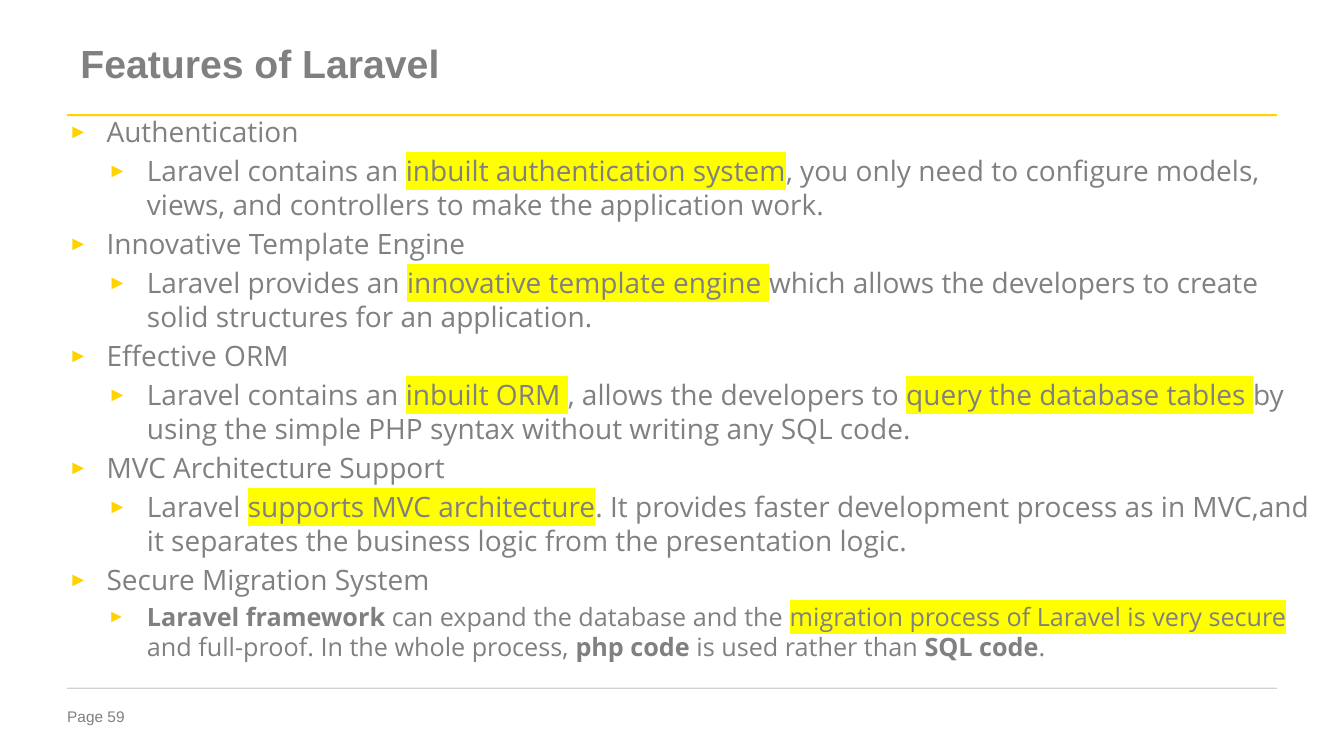
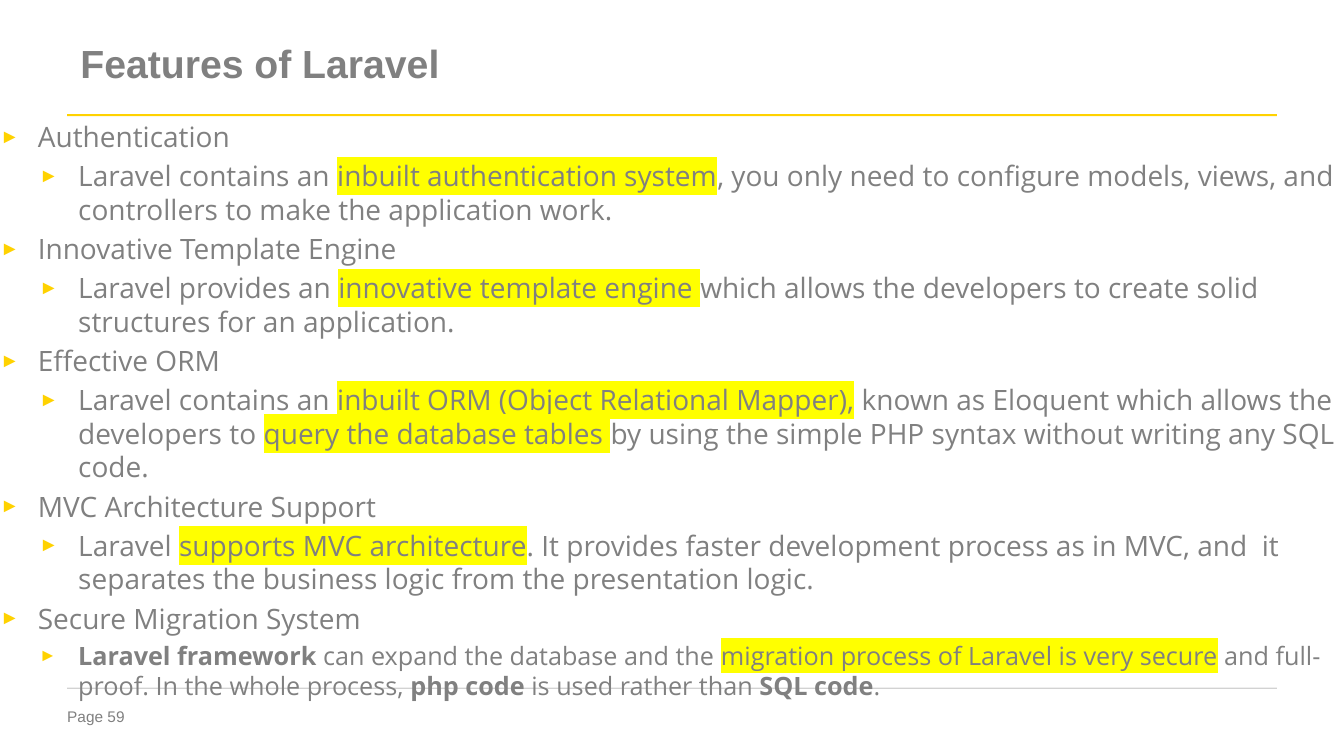
Before and after one commit to sj-minRva/Web-Dev, a slide deck: slide 59 of Notes/wt-m5-24.pptx. Drawn at 1344x756 pixels with LibreOffice and Linux fonts; fonts in the diff are those of the drawing. Boxes give left, top, right and bottom in pixels: in the first picture for what was removed or moved away, otherwise in the second. Text is boxed around its words. In the diff, an @@ line names an element or a change of style, - is before the commit and + after.

```diff
--- a/Notes/wt-m5-24.pptx
+++ b/Notes/wt-m5-24.pptx
@@ text "Authentication": place and size @@
-text "Authentication" at (107,121,1308,662)
+text "Authentication" at (38,126,1334,701)
@@ text at (78,389,1334,477): text changed @@
-  ► Laravel contains an inbuilt ORM , allows the developers to query the database tables by using the simple PHP syntax without writing any SQL code.
+  ► Laravel contains an inbuilt ORM (Object Relational Mapper), known as Eloquent which allows the developers to query the database tables by using the simple PHP syntax without writing any SQL code.
@@ text at (78,529,1279,596): spaces changed @@
-  ► Laravel supports MVC architecture. It provides faster development process as in MVC,and it separates the business logic from the presentation logic.
+  ► Laravel supports MVC architecture. It provides faster development process as in MVC, and it separates the business logic from the presentation logic.
```
Also in this commit, not shown: 3 other slides changed, 2 other files.
